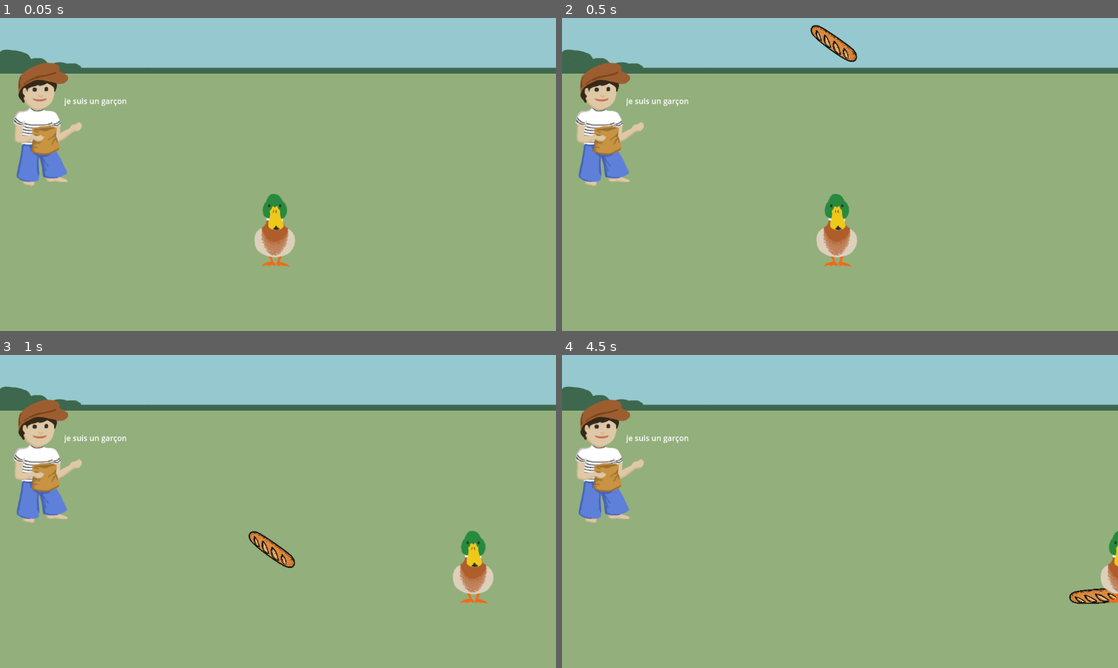
Above: before the commit, frames 1-4 (two rows, left to right).
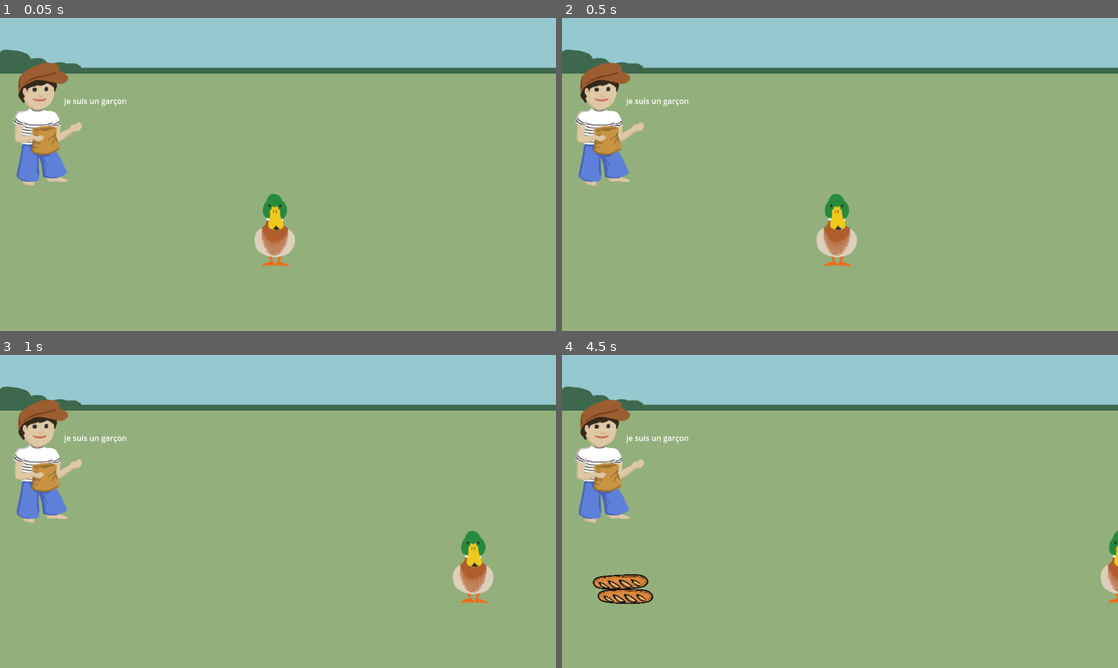
Above: after the commit, the same moments.

Repository: baguette-ballett/baguette-ballett
Game: Godot game, scene res://scenes/level/level.tscn
Two runs of this game, one before a commit and one after it. Both use one fixed random seed, a clock stepped at 60 frames per second and the inputs below.
Inputs:
- Up to frame 1 (0.05 s): no input
- Up to frame 2 (0.5 s): no input
- Up to frame 3 (1 s): hold Right (right) from 0.53 s (still down)
- Up to frame 4 (4.5 s): release Right (right) at 1.28 s; hold Left (left) 1.28-2.03 s; hold Right (right) 2.03-3.53 s; hold Left (left) from 3.53 s (still down)

Frame 1 is identical in both runs. In frame 2, 0.4% of the frame differs, in the area x 44-54%, y 2-14%; in frame 3, 0.4%; in frame 4, 1.2%, in the area x 5-100%, y 70-80%.

Commit message:
Add Baguette spawner

Diff:
--- a/scenes/level/level.gd
+++ b/scenes/level/level.gd
@@ -1,5 +1,16 @@
 extends Node2D
+
+@export var baguettes: PackedScene
 
 func _process(delta):
 	if Input.is_action_pressed("ui_r_key"):
 		get_tree().reload_current_scene()
+
+func _on_spawn_timer_timeout():
+	var baguette = baguettes.instantiate()
+	var location = get_node("SpawnArea/SpawnAreaLocation")
+	location.progress_ratio = randf()
+
+	baguette.position = location.position
+
+	add_child(baguette)
--- a/scenes/level/level.tscn
+++ b/scenes/level/level.tscn
@@ -12,8 +12,15 @@
 [sub_resource type="RectangleShape2D" id="RectangleShape2D_5xgho"]
 size = Vector2(4056, 48)
 
+[sub_resource type="Curve2D" id="Curve2D_vpf64"]
+_data = {
+"points": PackedVector2Array(0, 0, 0, 0, 115, 173, 0, 0, 0, 0, 106, 268, 0, 0, 0, 0, 198, 272, 0, 0, 0, 0, 194, 175, 0, 0, 0, 0, 115, 173)
+}
+point_count = 5
+
 [node name="level" type="Node2D"]
 script = ExtResource("1_vpf64")
+baguettes = ExtResource("1_5lpb7")
 
 [node name="background left" type="Sprite2D" parent="."]
 position = Vector2(-277, 325)
@@ -25,9 +32,6 @@
 
 [node name="Boy" parent="." instance=ExtResource("6_wcngd")]
 position = Vector2(98, 217)
-
-[node name="baguette" parent="." instance=ExtResource("1_5lpb7")]
-position = Vector2(563, -63)
 
 [node name="player" parent="." instance=ExtResource("2_s8ale")]
 position = Vector2(570, 457)
@@ -41,3 +45,16 @@
 [node name="ground collision" type="CollisionShape2D" parent="ground body"]
 position = Vector2(55, 0)
 shape = SubResource("RectangleShape2D_5xgho")
+
+[node name="SpawnArea" type="Path2D" parent="."]
+curve = SubResource("Curve2D_vpf64")
+
+[node name="SpawnAreaLocation" type="PathFollow2D" parent="SpawnArea"]
+position = Vector2(115, 173)
+rotation = 1.66525
+
+[node name="SpawnTimer" type="Timer" parent="."]
+wait_time = 1.5
+autostart = true
+
+[connection signal="timeout" from="SpawnTimer" to="." method="_on_spawn_timer_timeout"]
Not shown: 1 places in scenes/level/level.tscn that only renumber resources
